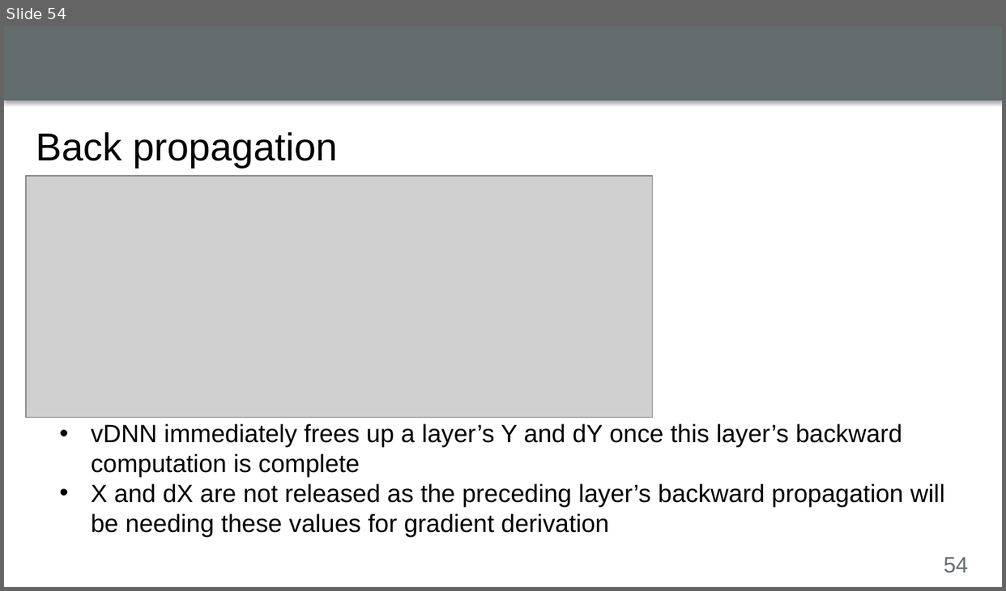
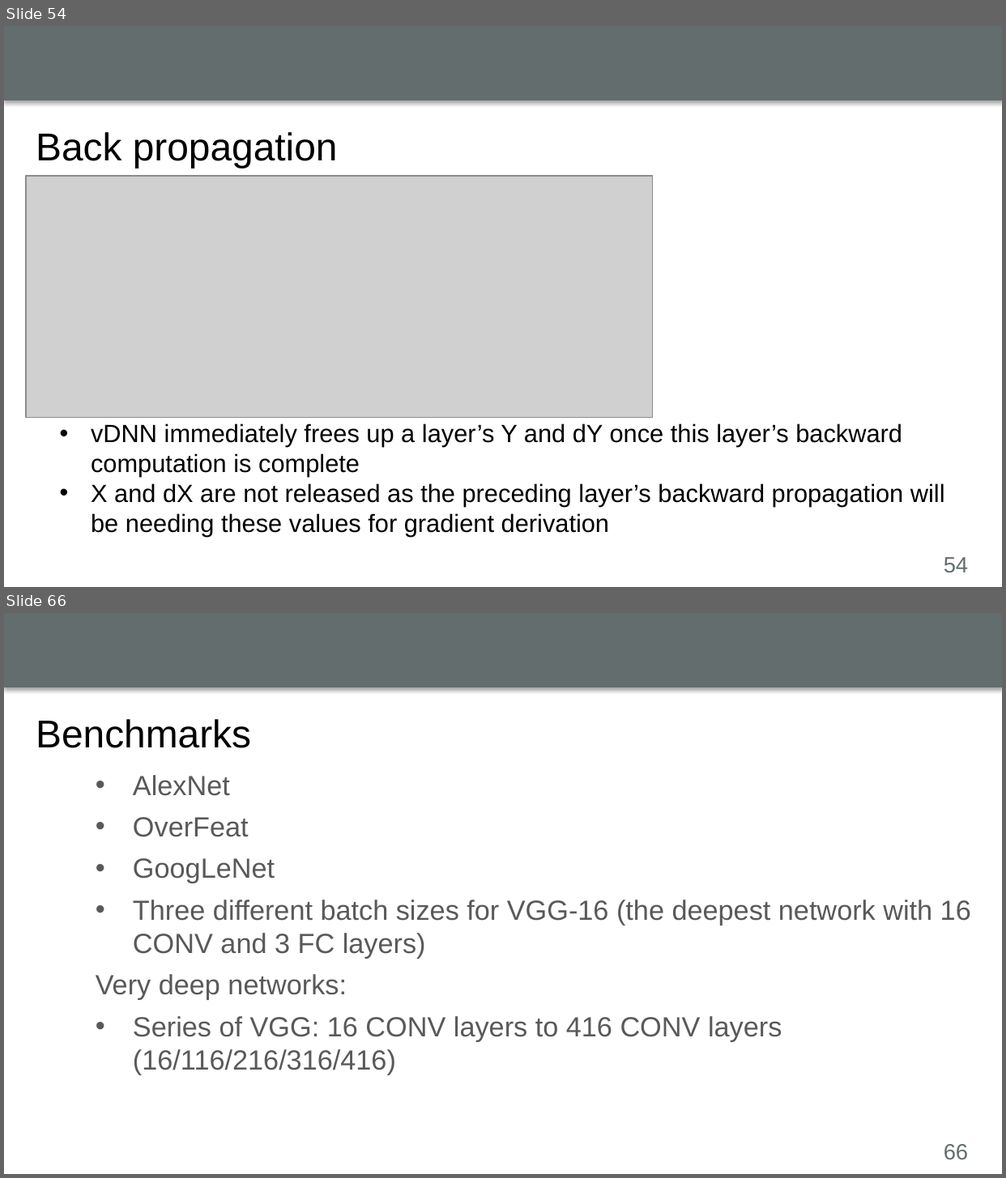
Before and after one commit to luyuliu/CSE-5194, a slide deck: presentation/presentation.pptx. Shown one above the other, each under a label of ours: slide 54 before the commit, slides 54 and 66 after it; the slides between them are not shown. The pictures are 1006x591 and 1006x1178 pixels, drawn with LibreOffice and Linux fonts; fonts in the diff are those of the drawing; grey boxes stand for pictures; background and template pictures are left out. Boxes give left, top, right and bottom in pixels: in the first picture for what was removed or moved away, otherwise in the second. Text is boxed around its words. In the diff, an @@ line names an element or a change of style, - is before the commit and + after.

```diff
--- a/presentation/presentation.pptx
+++ b/presentation/presentation.pptx
@@ slide 66 added at bbox=[4, 613, 1002, 1174], background #FFFFFF; not listed: 2 template elements that a slide beside it also shows @@
@@ title added at bbox=[36, 719, 251, 748], 28 pt, text #000000 @@
+Benchmarks
@@ text added at bbox=[86, 763, 984, 1133], outline #FFFFFF 0.75 pt, 20 pt, text #595959 @@
+  • AlexNet
+  • OverFeat
+  • GoogLeNet
+  • Three different batch sizes for VGG-16 (the deepest network with 16 CONV and 3 FC layers)
+  Very deep networks:
+  • Series of VGG: 16 CONV layers to 416 CONV layers (16/116/216/316/416)
```
Also in this commit, not shown: 2 slides changed, 17 other slides added.
